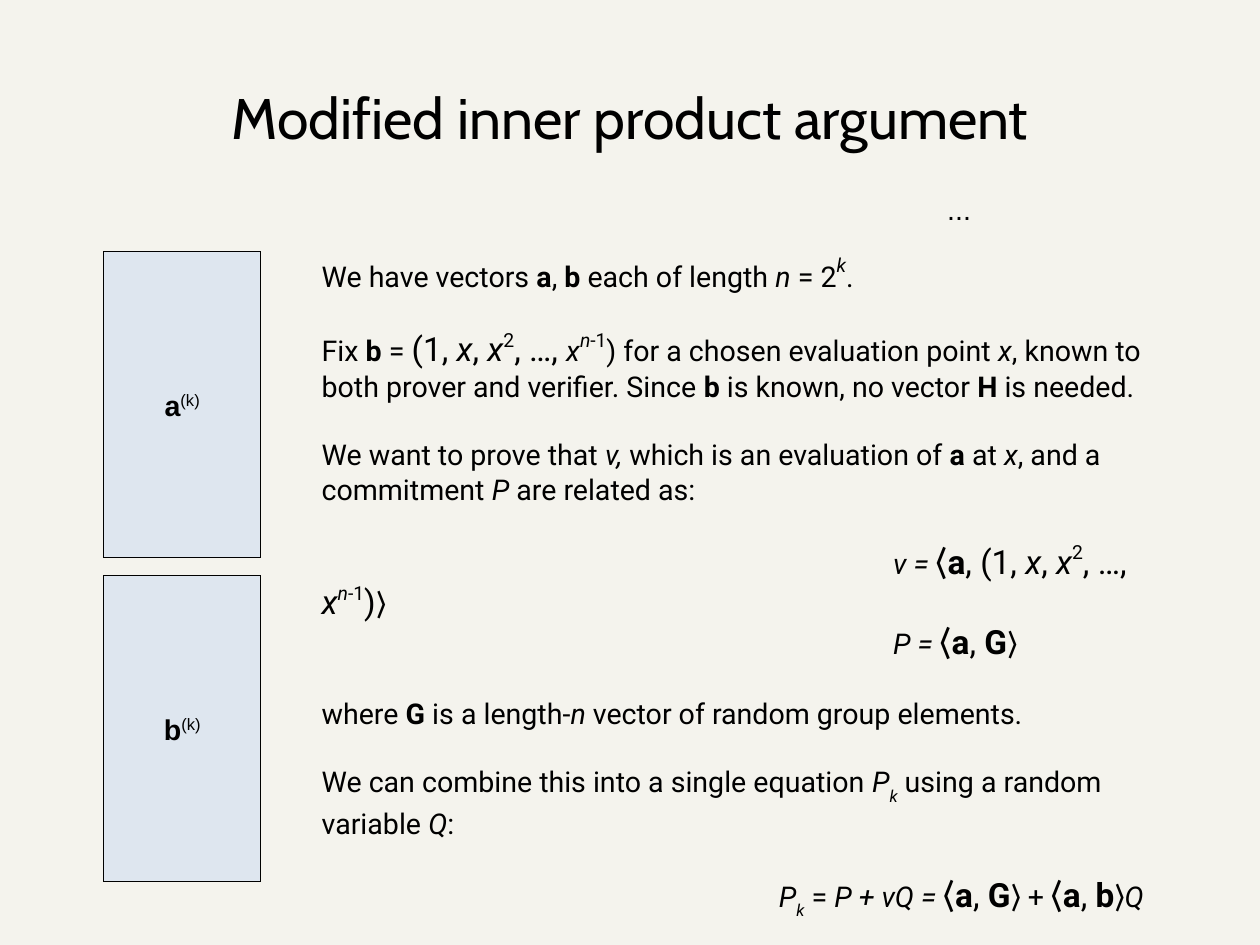
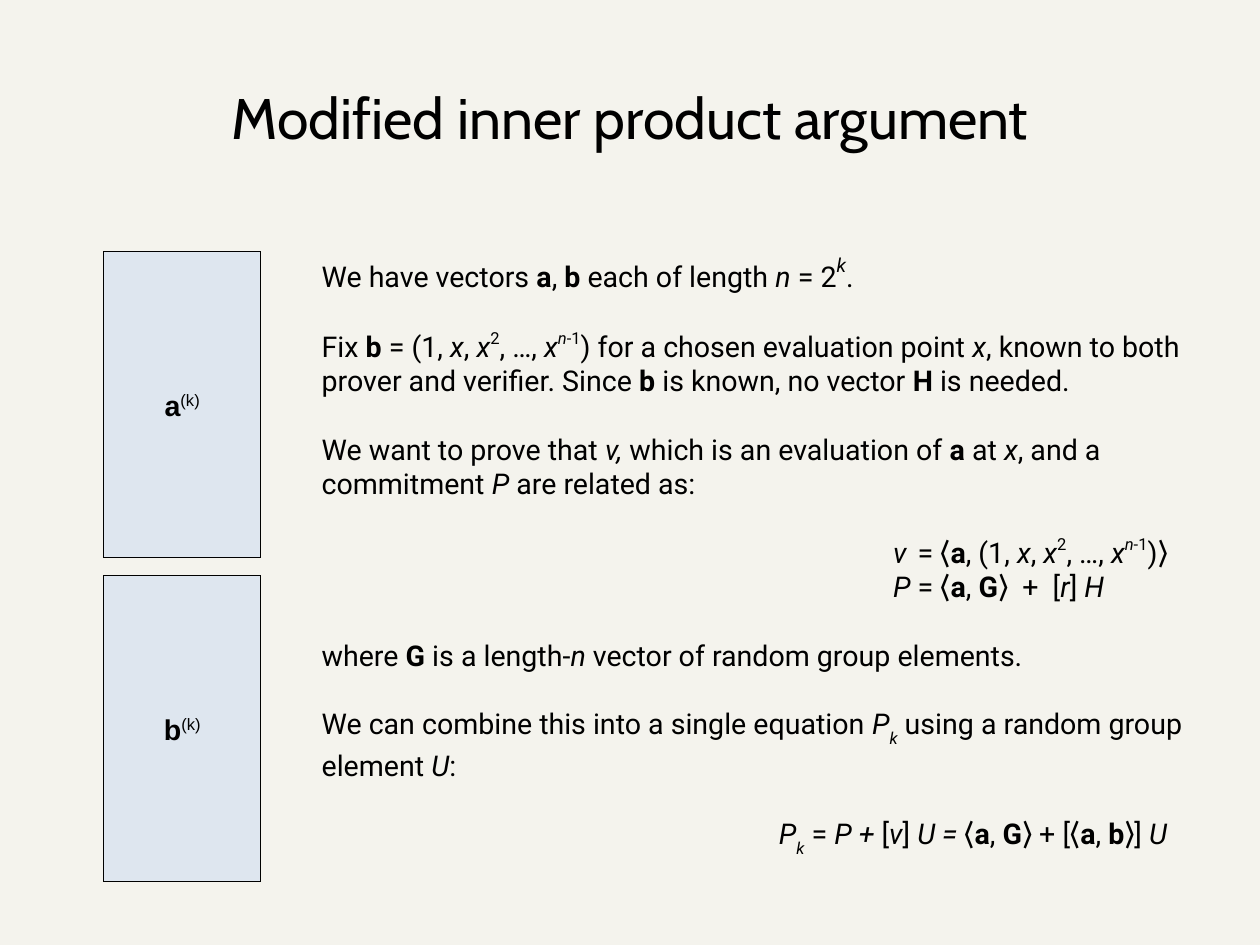
Before and after one commit to daira/halographs, a slide deck: slide 16 of deepdive.odp. Drawn at 1260x945 pixels with LibreOffice and Linux fonts; fonts in the diff are those of the drawing. Boxes give left, top, right and bottom in pixels: in the first picture for what was removed or moved away, otherwise in the second. Text is boxed around its words. In the diff, an @@ line names an element or a change of style, - is before the commit and + after.

Commit message:
Deep dive presentation: Ying Tong's correction to the PLONK permutation argument, and formatting/notation fixes.

```diff
--- a/deepdive.odp
+++ b/deepdive.odp
@@ text removed at [936, 186, 983, 230] @@
-...
@@ text at [322, 332, 1179, 570]: size 21 to 18 pt in "(1, x, x2, …, xn-1)", "⟨a, (1, x, x2, …, xn-1)⟩"; italic off in "=" @@
@@ text at [893, 573, 1104, 602]: text changed; size 21 to 18 pt @@
-P = ⟨a, G⟩
+P = ⟨a, G⟩ + [r] H
@@ text at [322, 712, 1182, 849]: text changed @@
-We can combine this into a single equation Pk using a random variable Q:
-Pk = P + vQ = ⟨a, G⟩ + ⟨a, b⟩Q
+We can combine this into a single equation Pk using a random group element U:
+Pk = P + [v] U = ⟨a, G⟩ + [⟨a, b⟩] U
```
Also in this commit, not shown: 25 other slides changed, 1 slide added, 1 other file.
